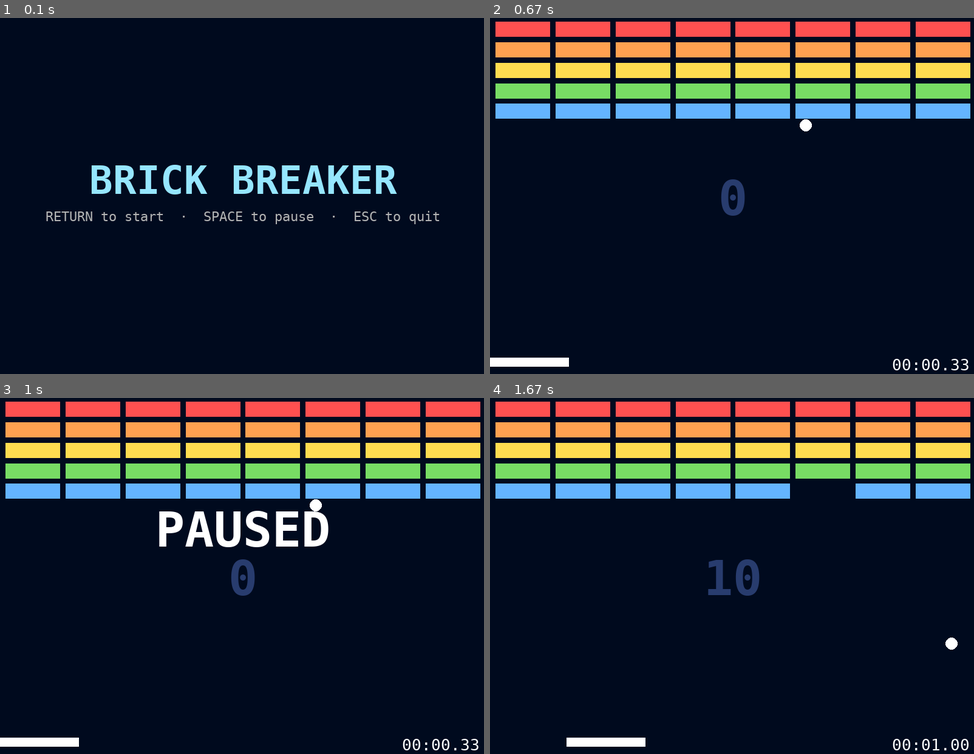
Above: before the commit, frames 1-4 (two rows, left to right).
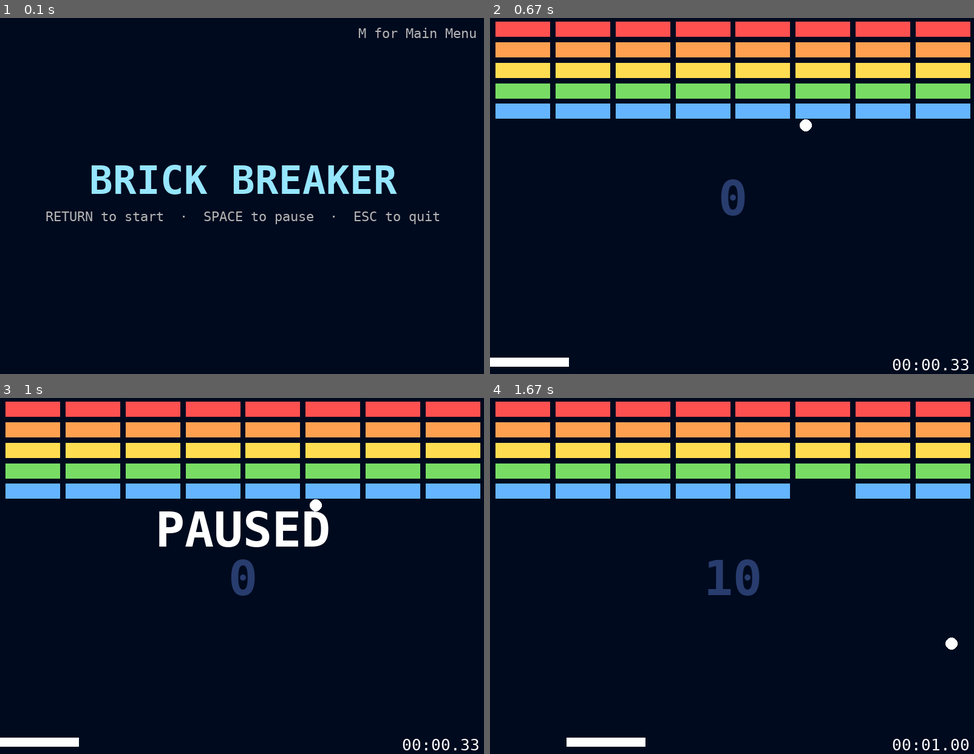
Above: after the commit, the same moments.

Repository: yuvrajruparel/Coding-Pracitce
Game: pygame game, started from Python/Week 17/brick_breaker.py
Two runs of this game, one before a commit and one after it. Both use one fixed random seed, a clock stepped at 60 frames per second and the inputs below.
Inputs (mouse positions are in pixels of both pictures, inside the frame that each line leads up to):
- Up to frame 1 (0.1 s): no input
- Up to frame 2 (0.67 s): tap Enter at 0.33 s
- Up to frame 3 (1 s): tap Space at 0.67 s
- Up to frame 4 (1.67 s): tap Space at 1 s; click (606, 444) at 1.38 s

The runs differ from the first frame. In frame 1, 0.2% of the frame differs, in the area x 74-99%, y 2-6%; in frame 2, nothing differs; in frame 3, nothing differs; in frame 4, nothing differs.

Commit message:
finished mini arcade and updated readme

Diff:
--- /dev/null
+++ b/Python/Week 17/asteroids_lite.py
@@ -0,0 +1,310 @@
+import pygame, random, math, os
+
+# Setting up all the variables
+SCREEN_WIDTH, SCREEN_HEIGHT, FPS = 800, 600, 60
+IMAGES_DIR = "/Users/yuvraj/Desktop/GitHub/Coding_Practice/Python/Week 17/images"
+WHITE, DIM, RED, YELLOW = (240, 240, 240), (90,  90,  100), (220, 70,  70), (255, 252, 98)
+SHIP_ROT_SPEED, SHIP_THRUST, SHIP_RADIUS, SHIP_INVUL_TIME, FIRE_COOLDOWN = 200, 220, 12, 2.0, 0.25
+MAX_LIVES = 3
+BULLET_SPEED, BULLET_LIFE = 480, 0.9
+NUM_ASTEROIDS, ASTEROID_RADIUS, ASTEROID_SPEED, SPAWN_AVOID = 5, 10, (40, 90), 120
+SCORE_PER_HIT = 25
+
+CTRL_INTRO    = "RETURN start  ·  CLICK shoot  ·  SPACE pause  ·  ESC quit"
+CTRL_PAUSE    = "RETURN to menu  ·  SPACE to unpause  ·  ESC to quit"
+CTRL_GAMEOVER = "RETURN to menu  ·  ESC to quit"
+
+# Helper Functions
+def wrap(pos): # take a Vector2 position, wrap it around the screen edges
+    pos.x %= SCREEN_WIDTH
+    pos.y %= SCREEN_HEIGHT
+    return pos
+
+def unit_from_angle(angle_deg): # turn an angle (degrees) into a length-1 (x, y) direction
+    rad = math.radians(angle_deg - 90)
+    return pygame.Vector2(math.cos(rad), math.sin(rad))
+
+def load_img(name, size, rotate=0): # load a PNG, resize it, optionally rotate it
+    img = pygame.image.load(os.path.join(IMAGES_DIR, name)).convert_alpha()
+    img = pygame.transform.smoothscale(img, size)
+    if rotate:
+        img = pygame.transform.rotate(img, rotate)
+    return img
+
+def draw_centered(screen, font, text, color, y): # render text and drop it horizontally centered at row y
+    surf = font.render(text, True, color)
+    screen.blit(surf, (SCREEN_WIDTH / 2 - surf.get_width() / 2, y))
+
+class Ship:
+    def __init__(self):
+        self.reset()
+
+    def reset(self):
+        self.pos = pygame.Vector2(SCREEN_WIDTH / 2, SCREEN_HEIGHT / 2)
+        self.vel = pygame.Vector2(0, 0)
+        self.angle = 0
+        self.radius = SHIP_RADIUS
+        self.invul = SHIP_INVUL_TIME
+        self.cooldown = 0.0
+
+    def update(self, keys, dt):
+        if keys[pygame.K_LEFT]:  self.angle -= SHIP_ROT_SPEED * dt
+        if keys[pygame.K_RIGHT]: self.angle += SHIP_ROT_SPEED * dt
+        direction = pygame.Vector2(0, 0)
+        if keys[pygame.K_UP]:   direction += unit_from_angle(self.angle)
+        if keys[pygame.K_DOWN]: direction -= unit_from_angle(self.angle)
+        self.vel = direction * SHIP_THRUST
+        self.pos += self.vel * dt
+        wrap(self.pos)
+        self.invul = max(0, self.invul - dt)
+        self.cooldown = max(0, self.cooldown - dt)
+
+    def can_fire(self):
+        return self.cooldown <= 0
+
+    def fire(self):
+        self.cooldown = FIRE_COOLDOWN
+        return Bullet(self.pos, self.angle)
+
+    def draw(self, screen):
+        if self.invul > 0 and int(self.invul * 8) % 2:
+            return
+        img = pygame.transform.rotate(Ship.image, -self.angle)
+        rect = img.get_rect(center=self.pos)
+        screen.blit(img, rect)
+
+class Bullet:
+    def __init__(self, pos, angle):
+        self.pos = pygame.Vector2(pos)
+        self.vel = unit_from_angle(angle) * BULLET_SPEED
+        self.life = BULLET_LIFE
+        self.angle = angle
+
+    def update(self, dt):
+        self.pos += self.vel * dt
+        wrap(self.pos)
+        self.life -= dt
+
+    def draw(self, screen):
+        img = pygame.transform.rotate(Bullet.image, -self.angle)
+        rect = img.get_rect(center=self.pos)
+        screen.blit(img, rect)
+
+class Asteroid:
+    def __init__(self, pos, size=3):
+        self.pos = pygame.Vector2(pos)
+        ang = random.uniform(0, 360)
+        speed = random.uniform(*ASTEROID_SPEED) * (4 - size) / 2
+        self.vel = pygame.Vector2(math.cos(math.radians(ang)),
+                                  math.sin(math.radians(ang))) * speed
+        self.size = size
+        self.radius = size * ASTEROID_RADIUS
+        d = int(self.radius * 2)
+        self.image = pygame.transform.smoothscale(Asteroid.base, (d, d))
+
+    def update(self, dt):
+        self.pos += self.vel * dt
+        wrap(self.pos)
+
+    def draw(self, screen):
+        rect = self.image.get_rect(center=self.pos)
+        screen.blit(self.image, rect)
+
+def split(a): # called when an asteroid `a` is destroyed — returns its fragments
+    if a.size > 1:
+        return [Asteroid(a.pos, a.size - 1), Asteroid(a.pos, a.size - 1)]
+    return []
+
+def spawn_field(n, avoid_pos, avoid_radius=SPAWN_AVOID): # make n big rocks, none too close to avoid_pos
+    out = []
+    for _ in range(n):
+        while True:
+            x = random.uniform(0, SCREEN_WIDTH)
+            y = random.uniform(0, SCREEN_HEIGHT)
+            if (pygame.Vector2(x, y) - avoid_pos).length() > avoid_radius:
+                break
+        out.append(Asteroid((x, y), size=3))
+    return out
+
+class Scene:
+    def __init__(self, manager):
+        self.manager = manager
+    def handle_event(self, event): pass
+    def update(self, dt): pass
+    def draw(self, screen): pass
+
+class SceneManager:
+    def __init__(self):
+        self.active = None
+    def go_to(self, scene):
+        self.active = scene
+    def handle_event(self, event): self.active.handle_event(event)
+    def update(self, dt): self.active.update(dt)
+    def draw(self, screen): self.active.draw(screen)
+
+class MenuScene(Scene):
+    def __init__(self, manager):
+        super().__init__(manager)
+        self.font_title = pygame.font.SysFont("menlo", 64, bold=True)
+        self.font_sm    = pygame.font.SysFont("menlo", 18, bold=True)
+
+    def handle_event(self, event):
+        if event.type == pygame.KEYDOWN and event.key == pygame.K_RETURN:
+            self.manager.go_to(PlayScene(self.manager))
+        elif event.type == pygame.KEYDOWN and event.key == pygame.K_m:
+            pygame.event.post(pygame.event.Event(pygame.QUIT))
+
+    def draw(self, screen):
+        screen.blit(Scene.bg, (0, 0))
+        draw_centered(screen, self.font_title, "ASTEROIDS LITE", YELLOW, SCREEN_HEIGHT/2 - 60)
+        draw_centered(screen, self.font_sm,    CTRL_INTRO,       WHITE,  SCREEN_HEIGHT/2 + 30)
+        mm = self.font_sm.render("M for Main Menu", True, WHITE)
+        screen.blit(mm, mm.get_rect(topright=(SCREEN_WIDTH - 15, 15)))
+
+class PlayScene(Scene):
+    def __init__(self, manager):
+        super().__init__(manager)
+        self.ship = Ship()
+        self.asteroids = spawn_field(NUM_ASTEROIDS, self.ship.pos)
+        self.bullets = []
+        self.score = 0
+        self.lives = MAX_LIVES
+        self.paused = False
+        self.font_sm  = pygame.font.SysFont("menlo", 18, bold=True)
+        self.font_mid = pygame.font.SysFont("menlo", 56, bold=True)
+        self.overlay = pygame.Surface((SCREEN_WIDTH, SCREEN_HEIGHT), pygame.SRCALPHA)
+        self.overlay.fill((0, 0, 0, 140))
+        self.shoot = pygame.mixer.Sound("Python/Week 17/sounds/shoot.wav");    self.shoot.set_volume(0.6)
+        self.lose = pygame.mixer.Sound("Python/Week 17/sounds/lose.wav");   self.lose.set_volume(1)
+        self.explosion = pygame.mixer.Sound("Python/Week 17/sounds/explosion.wav");    self.explosion.set_volume(0.6)
+        self.die = pygame.mixer.Sound("Python/Week 17/sounds/die.wav");    self.die.set_volume(0.6)
+
+    def handle_event(self, event):
+        if event.type == pygame.KEYDOWN and event.key == pygame.K_SPACE:
+            self.paused = not self.paused
+        elif event.type == pygame.KEYDOWN and event.key == pygame.K_RETURN:
+            self.manager.go_to(MenuScene(self.manager))
+        elif event.type == pygame.MOUSEBUTTONDOWN and event.button == 1:
+            if not self.paused and self.ship.can_fire():
+                self.bullets.append(self.ship.fire())
+                self.shoot.play()
+
+    def update(self, dt):
+        if self.paused: return
+
+        keys = pygame.key.get_pressed()
+        self.ship.update(keys, dt)
+
+        for b in self.bullets[:]:
+            b.update(dt)
+            if b.life <= 0:
+                self.bullets.remove(b)
+
+        for a in self.asteroids:
+            a.update(dt)
+
+        # bullet vs asteroid
+        for b in self.bullets[:]:
+            for a in self.asteroids[:]:
+                if b.pos.distance_to(a.pos) < a.radius:
+                    self.bullets.remove(b)
+                    self.asteroids.remove(a)
+                    self.asteroids.extend(split(a))
+                    self.score += (4 - a.size) * SCORE_PER_HIT
+                    self.explosion.play()
+                    break
+
+        # ship vs asteroid
+        if self.ship.invul <= 0:
+            for a in self.asteroids:
+                if self.ship.pos.distance_to(a.pos) < a.radius + self.ship.radius:
+                    self.lives -= 1
+                    if self.lives <= 0:
+                        self.lose.play()
+                        self.manager.go_to(GameOverScene(self.manager, self.score))
+                        return
+                    else:
+                        self.die.play()
+                        self.ship.reset()
+                    break
+
+        # next wave
+        if not self.asteroids:
+            self.asteroids = spawn_field(NUM_ASTEROIDS, self.ship.pos)
+
+    def draw(self, screen):
+        screen.blit(Scene.bg, (0, 0))
+        for a in self.asteroids: a.draw(screen)
+        for b in self.bullets:   b.draw(screen)
+        self.ship.draw(screen)
+
+        screen.blit(self.font_sm.render(f"SCORE  {self.score}", True, WHITE), (12, 10))
+        for i in range(self.lives):
+            screen.blit(PlayScene.heart, (12 + i * 26, 32))
+
+        if self.paused:
+            screen.blit(self.overlay, (0, 0))
+            draw_centered(screen, self.font_mid, "PAUSED",   YELLOW, SCREEN_HEIGHT/2 - 50)
+            draw_centered(screen, self.font_sm,  CTRL_PAUSE, WHITE,  SCREEN_HEIGHT/2 + 15)
+
+class GameOverScene(Scene):
+    def __init__(self, manager, score):
+        super().__init__(manager)
+        self.score = score
+        self.font_sm  = pygame.font.SysFont("menlo", 18, bold=True)
+        self.font_mid = pygame.font.SysFont("menlo", 56, bold=True)
+        self.overlay = pygame.Surface((SCREEN_WIDTH, SCREEN_HEIGHT), pygame.SRCALPHA)
+        self.overlay.fill((0, 0, 0, 140))
+
+    def handle_event(self, event):
+        if event.type == pygame.KEYDOWN and event.key == pygame.K_RETURN:
+            self.manager.go_to(MenuScene(self.manager))
+
+    def draw(self, screen):
+        screen.blit(Scene.bg, (0, 0))
+        screen.blit(self.overlay, (0, 0))
+        draw_centered(screen, self.font_mid, "GAME OVER",   RED,   SCREEN_HEIGHT/2 - 50)
+        draw_centered(screen, self.font_sm,  CTRL_GAMEOVER, WHITE, SCREEN_HEIGHT/2 + 15)
+
+def main():
+    pygame.mixer.pre_init(
+        frequency=44100, # 44.1 kHz
+        size=-16, # signed 16-bit samples
+        channels=2, # stereo
+        buffer=512 # samples per buffer
+    )
+    pygame.init()
+    screen = pygame.display.set_mode((SCREEN_WIDTH, SCREEN_HEIGHT))
+    pygame.display.set_caption("Asteroids Lite")
+    clock = pygame.time.Clock()
+
+    Ship.image      = load_img("rocket.png",   (50, 50), rotate=45)
+    Bullet.image    = load_img("bullet.png",   (18, 18), rotate=45)
+    Asteroid.base   = load_img("asteroid.png", (84, 84))
+    PlayScene.heart = load_img("heart.png",    (22, 22))
+    Scene.bg        = load_img("space_bg.png", (SCREEN_WIDTH, SCREEN_HEIGHT))
+
+    manager = SceneManager()
+    manager.go_to(MenuScene(manager))
+
+    running = True
+    while running:
+        dt = clock.tick(FPS) / 1000.0
+
+        for event in pygame.event.get():
+            if event.type == pygame.QUIT:
+                running = False
+            elif event.type == pygame.KEYDOWN and event.key == pygame.K_ESCAPE:
+                running = False
+            else:
+                manager.handle_event(event)
+
+        manager.update(dt)
+        manager.draw(screen)
+        pygame.display.flip()
+
+    pygame.mixer.music.stop()
+    pygame.quit()
+
+if __name__ == "__main__":
+    main()
--- a/Python/Week 17/brick_breaker.py
+++ b/Python/Week 17/brick_breaker.py
@@ -106,12 +106,16 @@
     def handle_event(self, event):
         if event.type == pygame.KEYDOWN and event.key == pygame.K_RETURN:
             self.manager.go_to(PlayScene(self.manager))
+        elif event.type == pygame.KEYDOWN and event.key == pygame.K_m:
+            pygame.event.post(pygame.event.Event(pygame.QUIT))
     def draw(self, screen):
         screen.fill(BG)
         title = self.big.render("BRICK BREAKER", True, (150, 230, 255))
         hint1 = self.small.render("RETURN to start  ·  SPACE to pause  ·  ESC to quit", True, (180, 180, 180))
         screen.blit(title, title.get_rect(center=(SCREEN_WIDTH//2, SCREEN_HEIGHT//2 - 30)))
         screen.blit(hint1, hint1.get_rect(center=(SCREEN_WIDTH//2, SCREEN_HEIGHT//2 + 30)))
+        mm = self.small.render("M for Main Menu", True, (180, 180, 180))
+        screen.blit(mm, mm.get_rect(topright=(SCREEN_WIDTH - 15, 15)))
 
 class PlayScene(Scene):
     def __init__(self, manager):
--- /dev/null
+++ b/Python/Week 17/menu.py
@@ -0,0 +1,97 @@
+import pygame, sys, os, subprocess
+
+WIDTH, HEIGHT, FPS = 800, 600, 60
+BG          = (40, 0, 40)
+WHITE       = (255, 255, 255)
+BTN_IDLE    = (70, 10, 70)
+BTN_HOVER   = (110, 30, 110)
+BORDER      = (220, 180, 240)
+HINT_GREY   = (180, 150, 200)
+
+HERE = os.path.dirname(os.path.abspath(__file__))
+
+class Button:
+    def __init__(self, label, rect, filename):
+        self.label = label
+        self.rect = pygame.Rect(rect)
+        self.filename = filename
+        self.hovered = False
+
+    def update(self, mouse_pos):
+        self.hovered = self.rect.collidepoint(mouse_pos)
+
+    def draw(self, screen, font):
+        fill = BTN_HOVER if self.hovered else BTN_IDLE
+        pygame.draw.rect(screen, fill,   self.rect, border_radius=10)
+        pygame.draw.rect(screen, BORDER, self.rect, 2, border_radius=10)
+        text = font.render(self.label, True, WHITE)
+        screen.blit(text, text.get_rect(center=self.rect.center))
+
+    def click(self, mouse_pos):
+        if self.rect.collidepoint(mouse_pos):
+            return self.filename
+        return None
+
+def main():
+    pygame.mixer.pre_init(frequency=44100, size=-16, channels=2, buffer=512)
+    pygame.init()
+    screen = pygame.display.set_mode((WIDTH, HEIGHT))
+    pygame.display.set_caption("Mini Arcade")
+    clock = pygame.time.Clock()
+
+    pygame.mixer.music.load("Python/Week 17/sounds/arcade.wav")
+    pygame.mixer.music.set_volume(0.4)
+    pygame.mixer.music.play(loops=-1)
+    click_sfx = pygame.mixer.Sound("Python/Week 17/sounds/click.wav")
+    click_sfx.set_volume(0.7)
+
+    title_font = pygame.font.SysFont("menlo", 72, bold=True)
+    btn_font   = pygame.font.SysFont("menlo", 28, bold=True)
+    hint_font  = pygame.font.SysFont("menlo", 16, bold=True)
+
+    bw, bh = 380, 65
+    x = (WIDTH - bw) // 2
+    buttons = [
+        Button("BRICK BREAKER",  (x, 230, bw, bh), "brick_breaker.py"),
+        Button("PONG",           (x, 320, bw, bh), "pong.py"),
+        Button("ASTEROIDS LITE", (x, 410, bw, bh), "asteroids_lite.py"),
+    ]
+
+    running = True
+    while running:
+        clock.tick(FPS)
+        mouse_pos = pygame.mouse.get_pos()
+
+        for event in pygame.event.get():
+            if event.type == pygame.QUIT:
+                running = False
+            elif event.type == pygame.KEYDOWN and event.key == pygame.K_ESCAPE:
+                running = False
+            elif event.type == pygame.MOUSEBUTTONDOWN and event.button == 1:
+                for b in buttons:
+                    target = b.click(mouse_pos)
+                    if target:
+                        click_sfx.play()
+                        pygame.mixer.music.pause()
+                        subprocess.run([sys.executable, os.path.join(HERE, target)])
+                        pygame.mixer.music.unpause()
+                        break
+
+        for b in buttons:
+            b.update(mouse_pos)
+
+        screen.fill(BG)
+        title = title_font.render("MINI ARCADE", True, WHITE)
+        screen.blit(title, title.get_rect(center=(WIDTH // 2, 120)))
+        for b in buttons:
+            b.draw(screen, btn_font)
+        hint = hint_font.render("Click a game  ·  ESC to quit", True, HINT_GREY)
+        screen.blit(hint, hint.get_rect(center=(WIDTH // 2, HEIGHT - 30)))
+
+        pygame.display.flip()
+
+    pygame.mixer.music.stop()
+    pygame.quit()
+
+if __name__ == "__main__":
+    main()
--- a/Python/Week 17/pong.py
+++ b/Python/Week 17/pong.py
@@ -99,6 +99,8 @@
     def handle_event(self, event):
         if event.type == pygame.KEYDOWN and event.key == pygame.K_RETURN:
             self.manager.go_to(PlayScene(self.manager))
+        elif event.type == pygame.KEYDOWN and event.key == pygame.K_m:
+            pygame.event.post(pygame.event.Event(pygame.QUIT))
 
     def draw(self, screen):
         screen.fill(BLACK)
@@ -106,6 +108,8 @@
         hint = self.small.render("RETURN to start  ·  SPACE to pause  ·  ESC to quit", True, GREY)
         screen.blit(title, title.get_rect(center=(SCREEN_WIDTH//2, SCREEN_HEIGHT//2 - 30)))
         screen.blit(hint, hint.get_rect(center=(SCREEN_WIDTH//2, SCREEN_HEIGHT//2 + 40)))
+        mm = self.small.render("M for Main Menu", True, GREY)
+        screen.blit(mm, mm.get_rect(topright=(SCREEN_WIDTH - 15, 15)))
 
 class PlayScene(Scene):
     def __init__(self, manager):
Binary file added: Python/Week 17/images/asteroid.png
Binary file added: Python/Week 17/images/bullet.png
Binary file added: Python/Week 17/images/heart.png
Binary file added: Python/Week 17/images/rocket.png
Binary file added: Python/Week 17/images/space_bg.png
Not shown, changed: README.md
Not shown, added: Python/Presentations/W17/D14 Asteroids Lite.pdf
Not shown, added: Python/Week 17/sounds/arcade.wav
Not shown, added: Python/Week 17/sounds/click.wav
Not shown, added: Python/Week 17/sounds/die.wav
Not shown, added: Python/Week 17/sounds/explosion.wav
Not shown, added: Python/Week 17/sounds/shoot.wav
